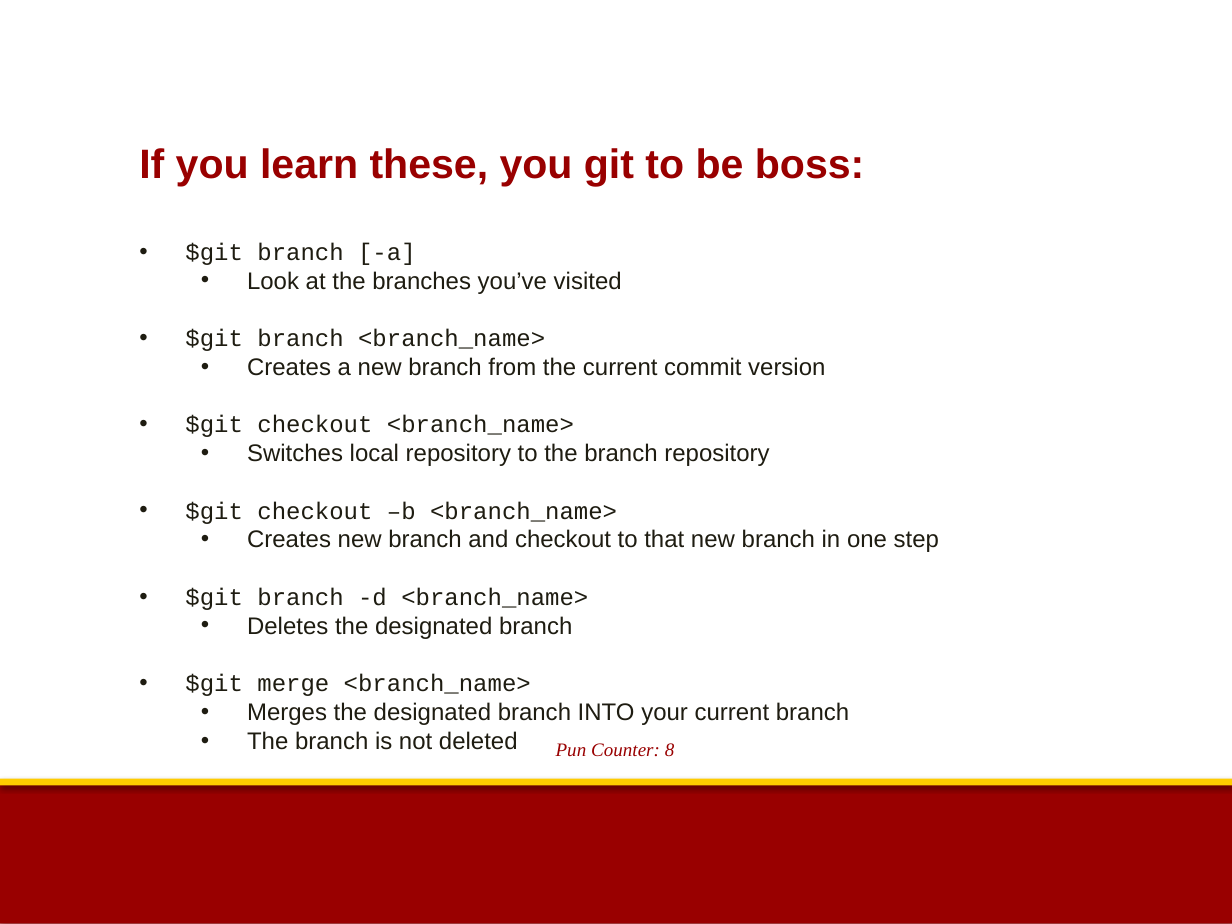
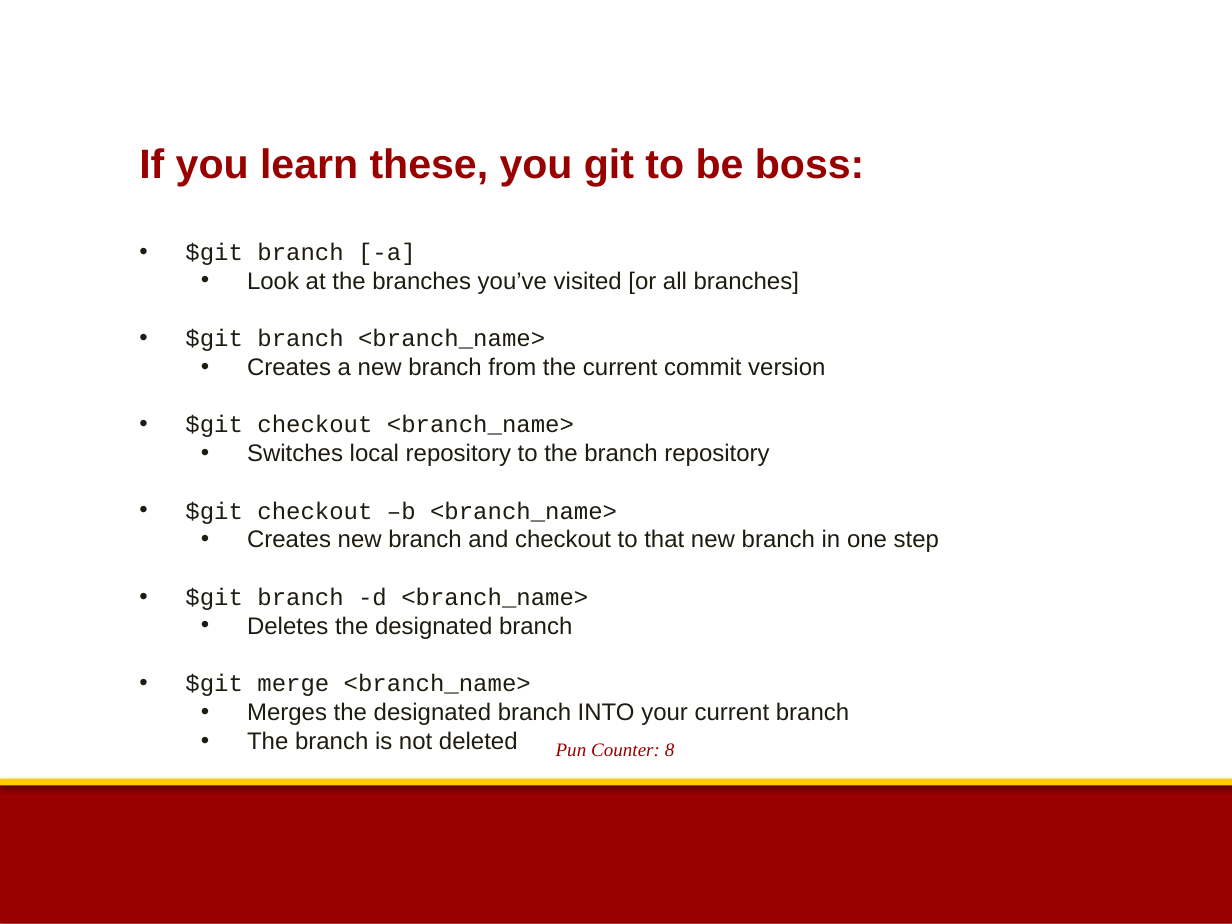
Before and after one commit to sthsher/USC_CECS, a slide deck: slide 11 of ACM/Git_Presentation.pptx. Drawn at 1232x924 pixels with LibreOffice and Linux fonts; fonts in the diff are those of the drawing; background and template pictures are left out. Boxes give left, top, right and bottom in pixels: in the first picture for what was removed or moved away, otherwise in the second. Text is boxed around its words. In the diff, an @@ line names an element or a change of style, - is before the commit and + after.

```diff
--- a/ACM/Git_Presentation.pptx
+++ b/ACM/Git_Presentation.pptx
@@ text at [247, 271, 799, 294]: text changed @@
-  • Look at the branches you’ve visited
+  • Look at the branches you’ve visited [or all branches]
```
Also in this commit, not shown: 3 other slides changed.
